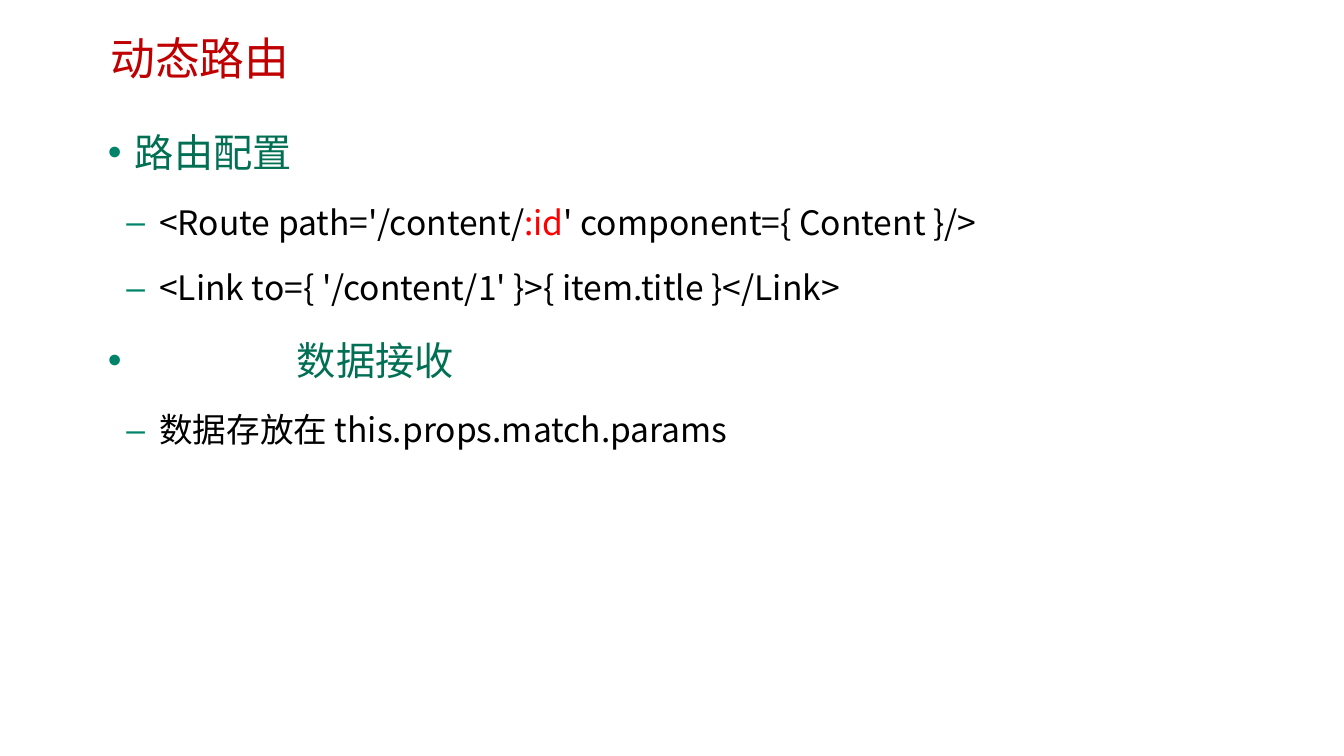
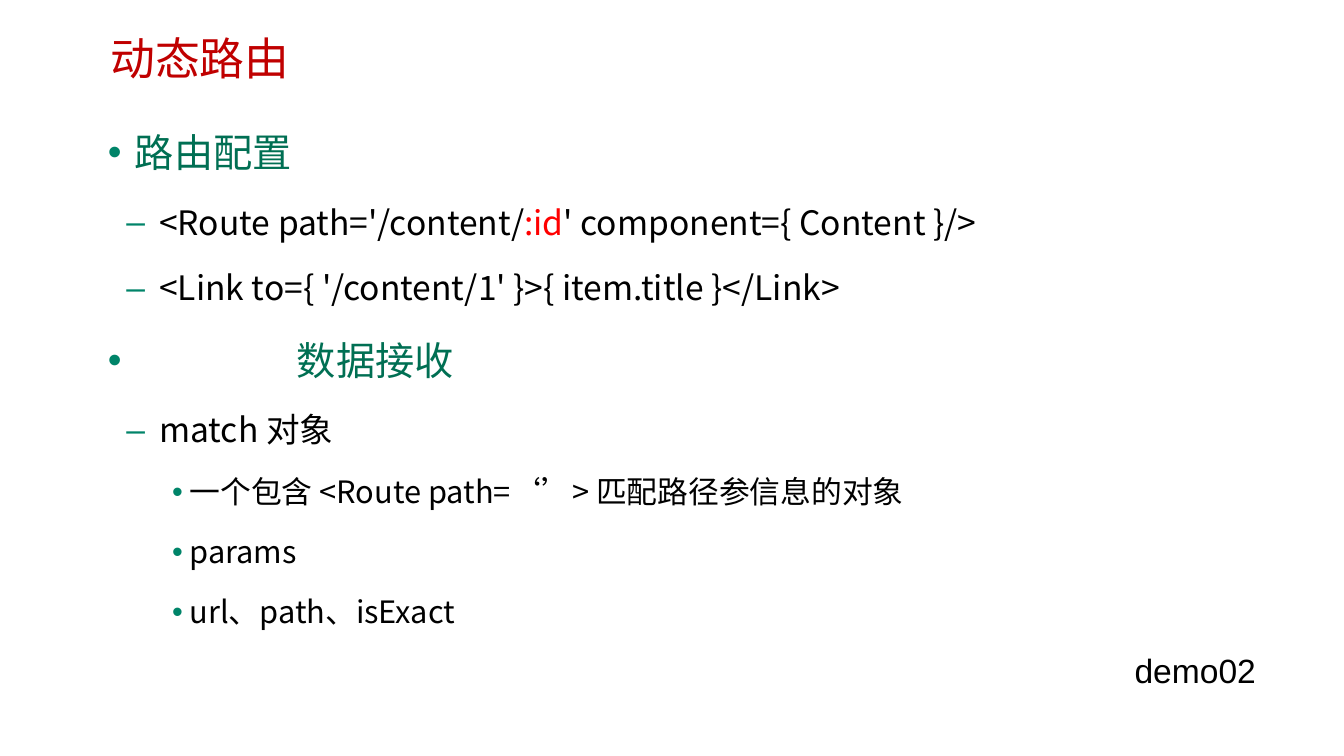
Before and after one commit to HL1115/react, a slide deck: slide 12 of router/ppt/2-1 React 路由.pptx (slide 6 before the commit). Drawn at 1344x756 pixels with LibreOffice and Linux fonts; fonts in the diff are those of the drawing; background and template pictures are left out. Boxes give left, top, right and bottom in pixels: in the first picture for what was removed or moved away, otherwise in the second. Text is boxed around its words. In the diff, an @@ line names an element or a change of style, - is before the commit and + after.

Commit message:
c router

```diff
--- a/router/ppt/2-1 React 路由.pptx
+++ b/router/ppt/2-1 React 路由.pptx
@@ text at [159,413,903,630]: text changed; size 24 to 22 pt @@
-  – 数据存放在 this.props.match.params
+  – match 对象
+    • 一个包含 <Route path=‘’> 匹配路径参信息的对象
+    • params
+    • url、path、isExact
@@ text added at [1135,658,1256,684], 24 pt, text #000000 @@
+demo02
```
Also in this commit, not shown: 2 other slides changed, 7 slides added, 1 slide removed, 2 other files.
